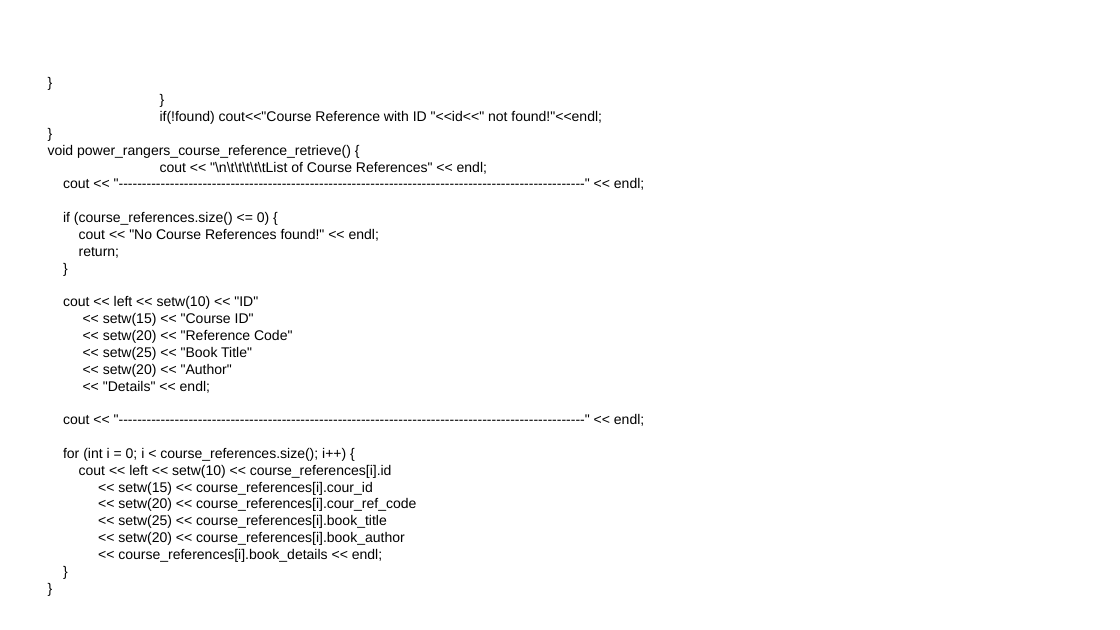
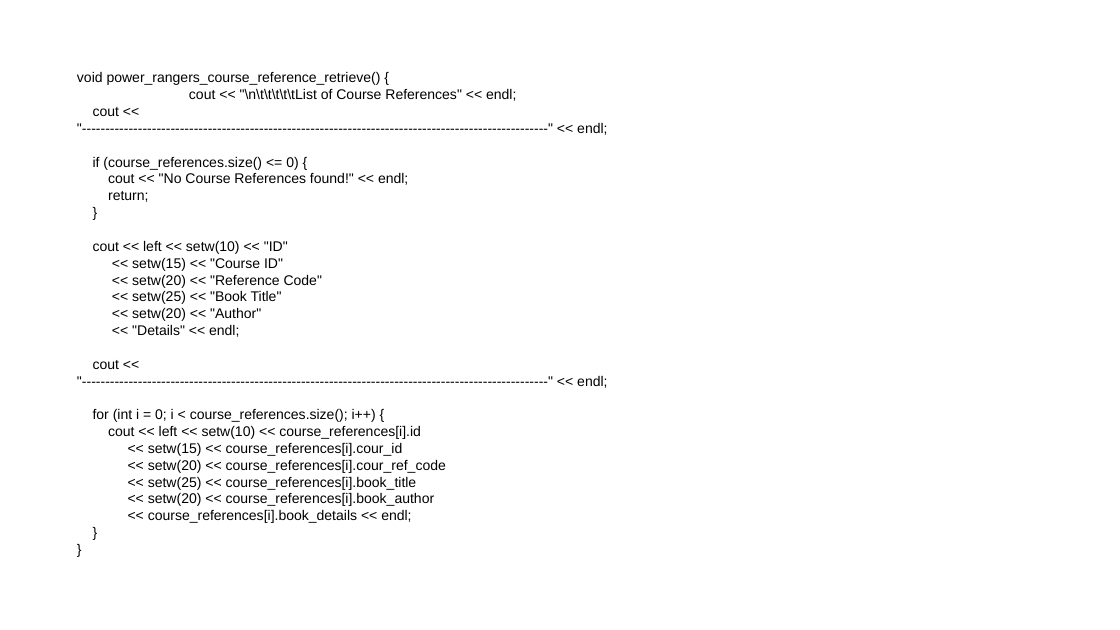
Before and after one commit to vissamsettynikitha/team_power_rangers, a slide deck: slide 19 of OBE_power_rangers_course_reference.pptx. Drawn at 1120x630 pixels with LibreOffice and Linux fonts; fonts in the diff are those of the drawing; background and template pictures are left out. Boxes give left, top, right and bottom in pixels: in the first picture for what was removed or moved away, otherwise in the second. Text is boxed around its words. In the diff, an @@ line names an element or a change of style, - is before the commit and + after.

```diff
--- a/OBE_power_rangers_course_reference.pptx
+++ b/OBE_power_rangers_course_reference.pptx
@@ text "void power_rangers_course_reference_retrieve() {": place and size @@
-text "void power_rangers_course_reference_retrieve() {" at [48,111,644,562]
+text "void power_rangers_course_reference_retrieve() {" at [77,72,607,523]
@@ text at [160,111,602,124]: paragraphs removed @@
-}
-}
-if(!found) cout<<"Course Reference with ID "<<id<<" not found!"<<endl;
-}
```
Also in this commit, not shown: 7 other slides changed, 9 slides added, 4 slides removed.
